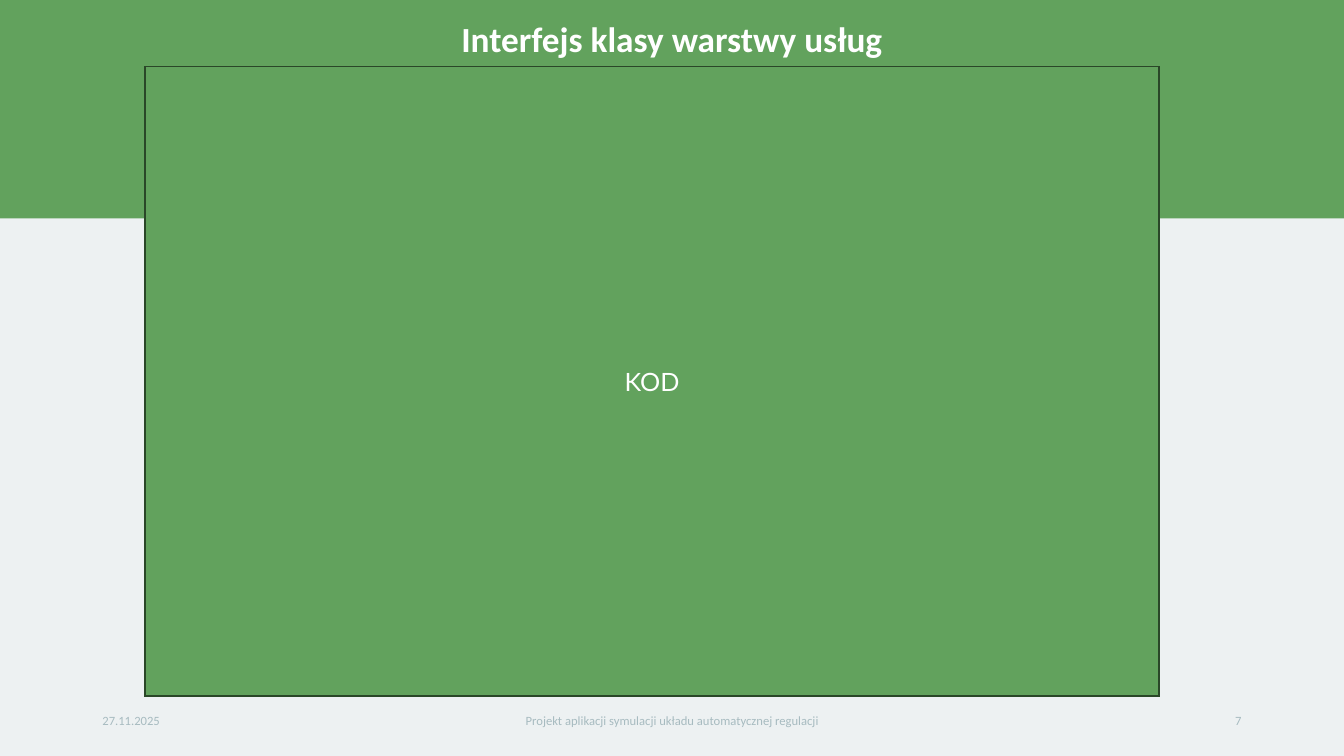
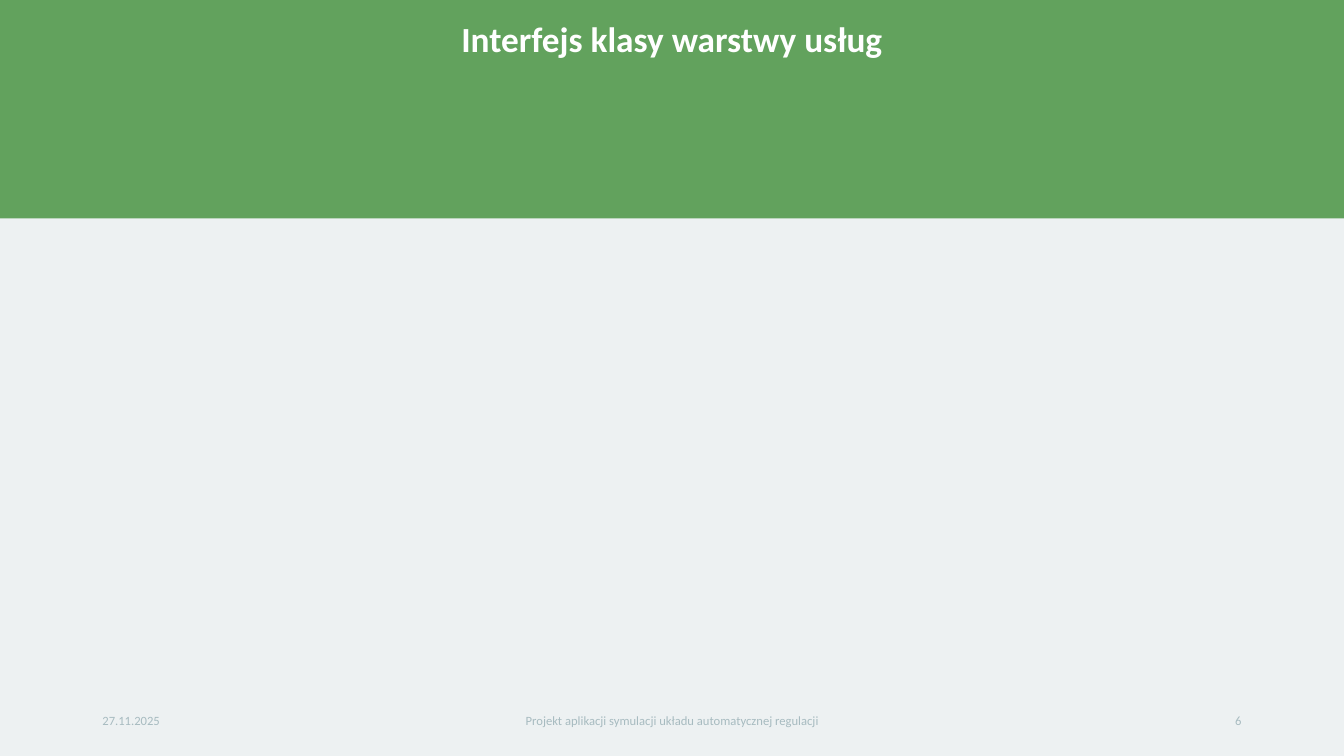
Before and after one commit to KamilWarczekIP/PK-Symulator_UAR, a slide deck: slide 6 of etap2/Projekt aplikacji symulacji układu automatycznej regulacji.pptx (slide 7 before the commit). Drawn at 1344x756 pixels with LibreOffice and Linux fonts; fonts in the diff are those of the drawing. Boxes give left, top, right and bottom in pixels: in the first picture for what was removed or moved away, otherwise in the second. Text is boxed around its words. In the diff, an @@ line names an element or a change of style, - is before the commit and + after.

```diff
--- a/etap2/Projekt aplikacji symulacji układu automatycznej regulacji.pptx
+++ b/etap2/Projekt aplikacji symulacji układu automatycznej regulacji.pptx
@@ rectangle removed at bbox=[145, 67, 1159, 697] @@
-KOD
@@ page number at bbox=[1235, 717, 1241, 725]: text changed @@
-7
+6
```
Also in this commit, not shown: 3 other slides changed, 1 slide removed.
